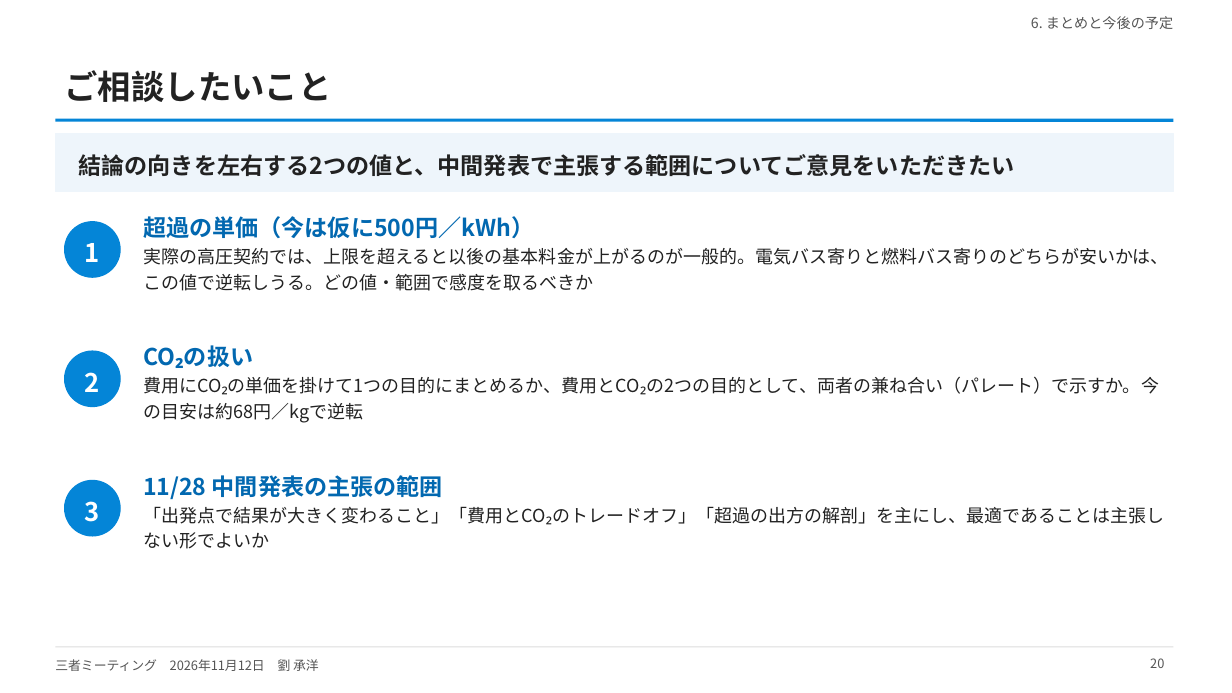
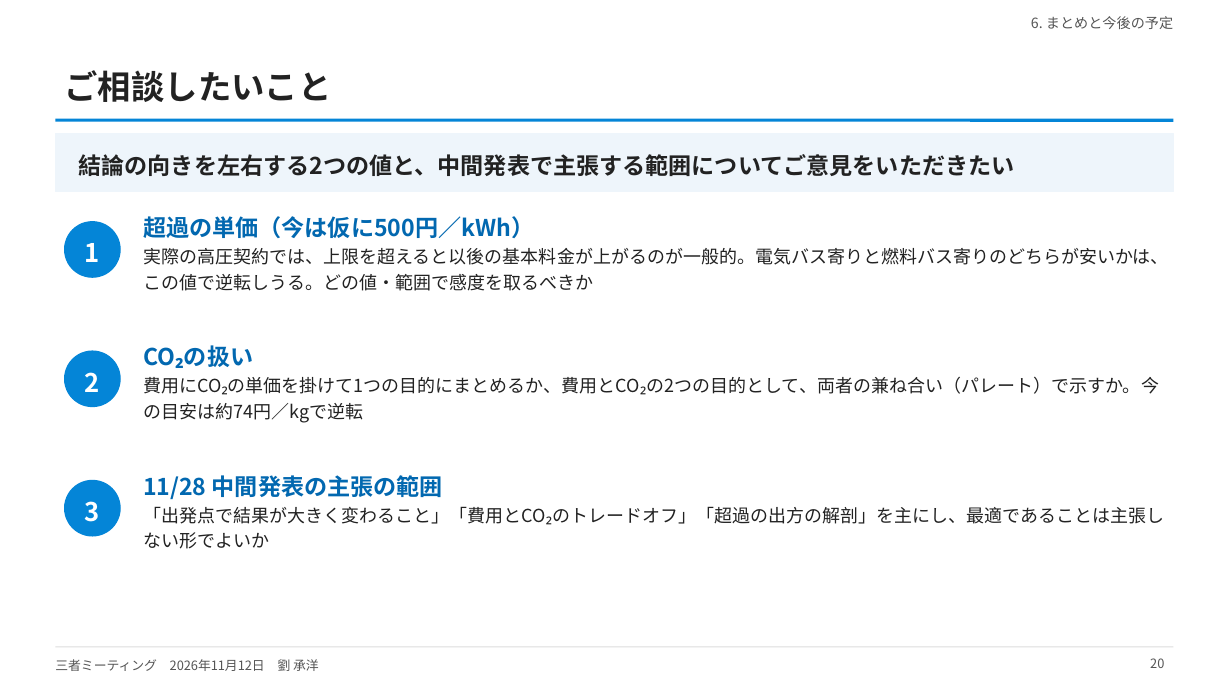
Before and after one commit to CYLIU2003/master-course, a slide deck: slide 20 of outcome/2026-11-12_three_party/three_party_20261112.pptx. Drawn at 1232x693 pixels with LibreOffice and Linux fonts; fonts in the diff are those of the drawing. Boxes give left, top, right and bottom in pixels: in the first picture for what was removed or moved away, otherwise in the second. Text is boxed around its words. In the diff, an @@ line names an element or a change of style, - is before the commit and + after.

```diff
--- a/outcome/2026-11-12_three_party/three_party_20261112.pptx
+++ b/outcome/2026-11-12_three_party/three_party_20261112.pptx
@@ text at (x1=143, y1=377, x2=1159, y2=423): text changed @@
-費用にCO₂の単価を掛けて1つの目的にまとめるか、費用とCO₂の2つの目的として、両者の兼ね合い（パレート）で示すか。今の目安は約68円／kgで逆転
+費用にCO₂の単価を掛けて1つの目的にまとめるか、費用とCO₂の2つの目的として、両者の兼ね合い（パレート）で示すか。今の目安は約74円／kgで逆転
```
Also in this commit, not shown: 4 other slides changed, 3 other files.
